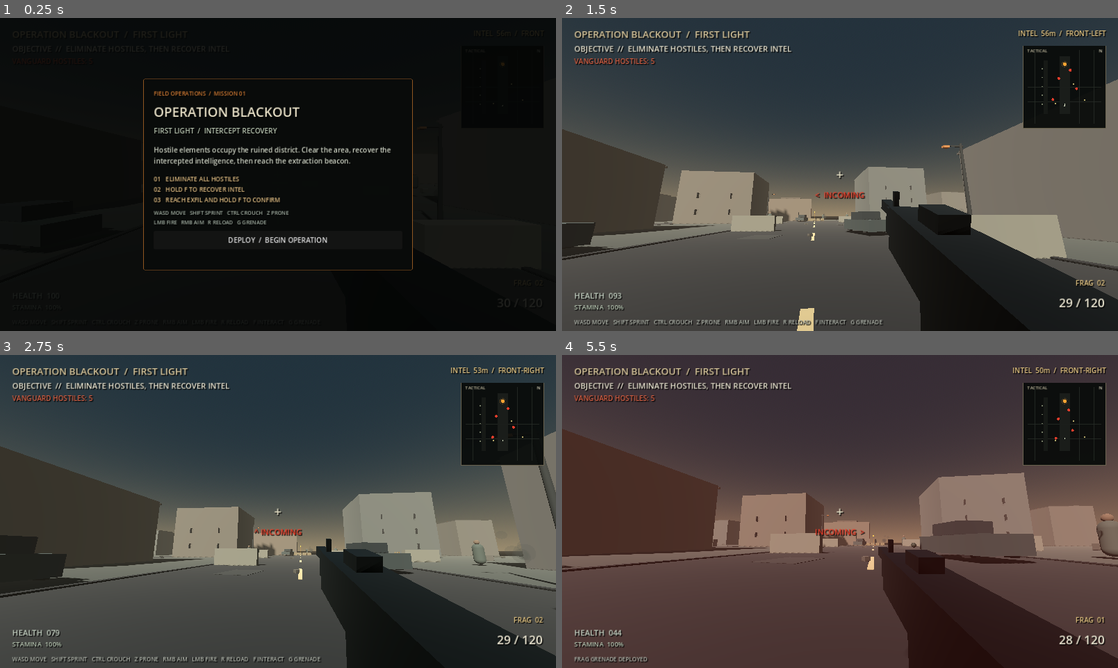
Above: before the commit, frames 1-4 (two rows, left to right).
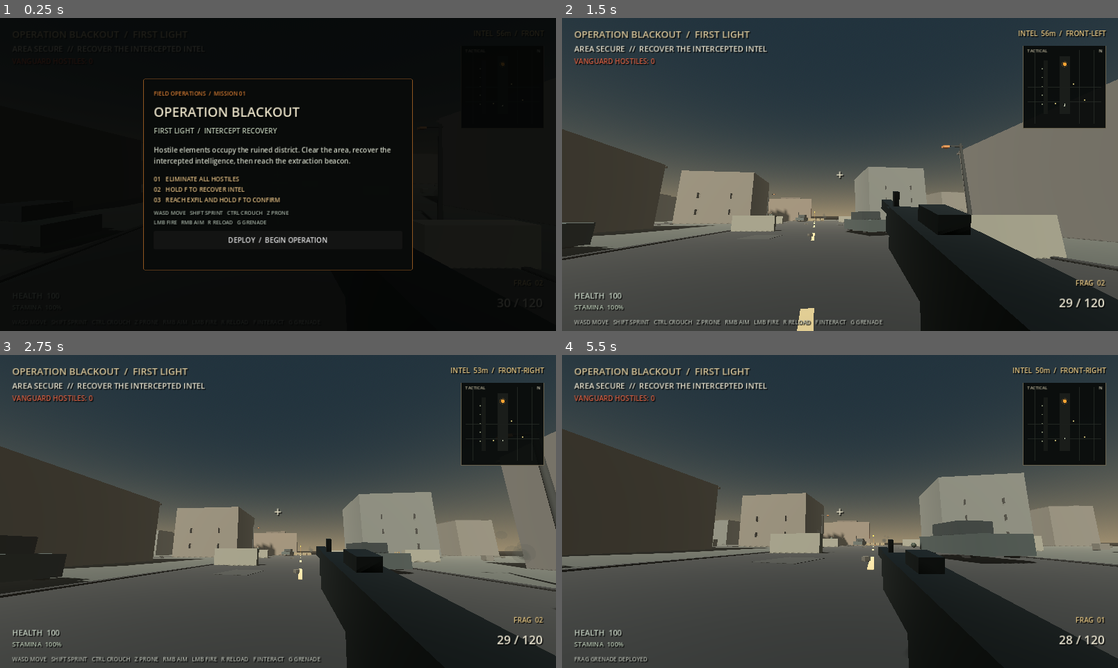
Above: after the commit, the same moments.

Repository: Liladizilla/operation-blackout
Game: Godot game, scene res://scenes/main.tscn
Two runs of this game, one before a commit and one after it. Both use one fixed random seed, a clock stepped at 60 frames per second and the inputs below.
Inputs (mouse positions are in pixels of both pictures, inside the frame that each line leads up to):
- Up to frame 1 (0.25 s): no input
- Up to frame 2 (1.5 s): click "DEPLOY / BEGIN OPERATION" at 0.5 s; tap Enter at 1.25 s; move the mouse to (867, 174) at 1.27 s; hold W (move_forward) from 1.28 s (still down); tap Ctrl (crouch) at 1.35 s; click (867, 174) at 1.42 s
- Up to frame 3 (2.75 s): keep holding W (move_forward); tap Space (jump) at 1.52, 2.27 s; move the mouse to (250, 511) at 2.02 s; tap F (interact) at 2.1 s
- Up to frame 4 (5.5 s): keep holding W (move_forward); move the mouse to (851, 505) at 2.77 s; tap Z (prone) at 2.85 s; move the mouse to (834, 517) at 3.52 s; tap Shift (sprint) at 3.6 s; click (834, 517) at 3.67 s; tap Space (jump) at 3.77, 4.52, 5.27 s; move the mouse to (878, 514) at 4.27 s; tap G (throw_grenade) at 4.35 s; move the mouse to (795, 508) at 5.02 s; tap Enter at 5.1 s

The runs differ from the first frame. In frame 1, less than 0.1% of the frame differs, in the area x 28-29%, y 9-11%; in frame 2, 0.8%; in frame 3, 0.9%; in frame 4, 1.4%, in the area x 2-100%, y 8-90%.
Error after the commit: Invalid call. Nonexistent function 'set_difficulty' in base 'CharacterBody3D (enemy.gd)'. (res://scripts/main.gd:395)

Commit message:
Add mission difficulty state and propagate profiles

Diff:
--- a/scripts/main.gd
+++ b/scripts/main.gd
@@ -15,6 +15,7 @@
 var grenades_used := 0
 var ammo_caches_used := 0
 var hostiles_eliminated := 0
+var difficulty := "STANDARD"
 var world_environment: WorldEnvironment
 var material_cache: Dictionary = {}
 
@@ -39,6 +40,13 @@
 func begin_mission() -> void:
     mission_started = true
     mission_elapsed = 0.0
+
+func set_difficulty(value: String) -> void:
+    var normalized := value.strip_edges().to_upper()
+    difficulty = normalized if normalized in ["RECRUIT", "STANDARD", "VETERAN"] else "STANDARD"
+    for enemy in enemies:
+        if is_instance_valid(enemy) and enemy.has_method("set_difficulty"):
+            enemy.set_difficulty(difficulty)
 
 func register_shot(confirmed_hit: bool) -> void:
     shots_fired += 1
@@ -384,6 +392,7 @@
         enemy.position = positions[i] + Vector3(0,0.95,0)
         enemy.set_meta("arena", self)
         add_child(enemy)
+        enemy.set_difficulty(difficulty)
         enemies.append(enemy)
 
 func _spawn_objective() -> void:
